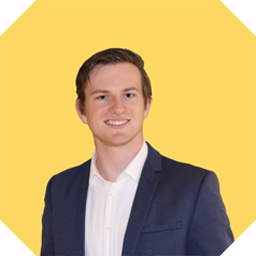
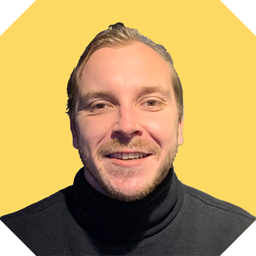
Layer changes from the first 256 x 256 image to the second:
removed layer "Layer 10" over [0, 0, 256, 256]
added layer "Layer 12" above "Layer 9" over [0, 0, 256, 256]
showed "Layer 8" over [0, 0, 256, 256]
